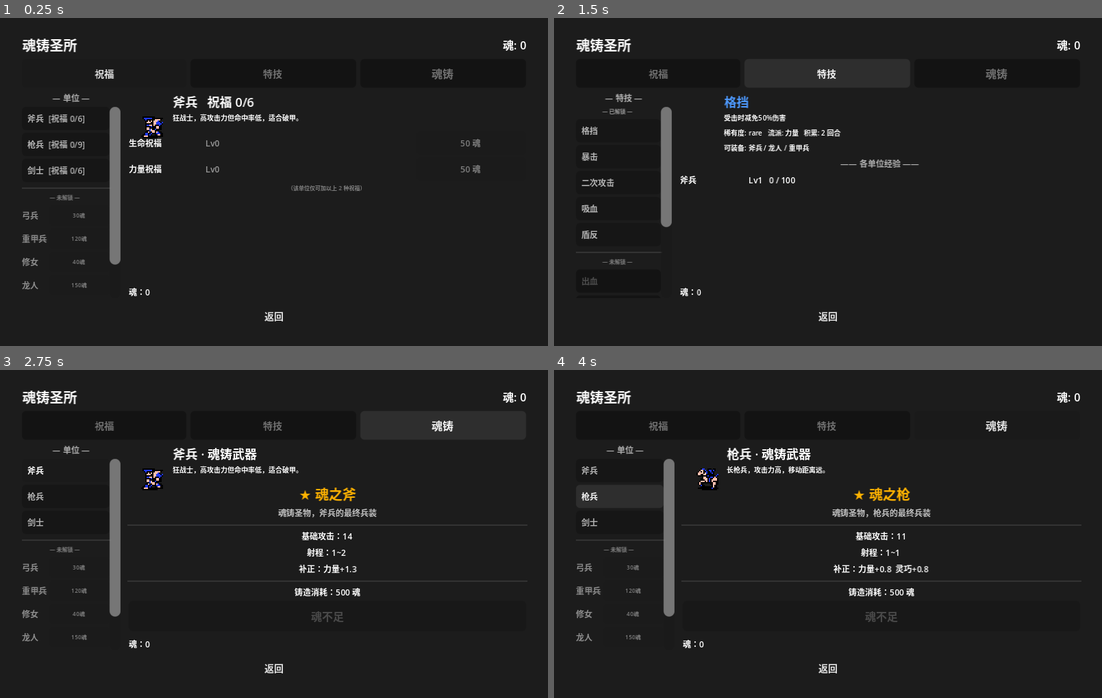
Above: before the commit, frames 1-4 (two rows, left to right).
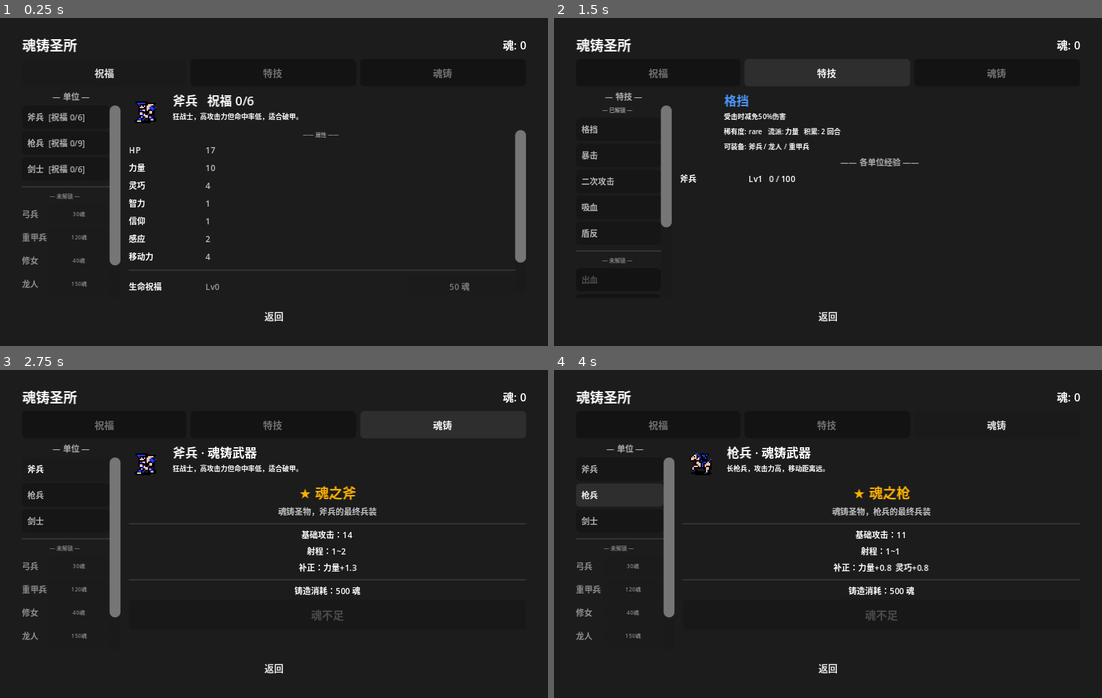
Above: after the commit, the same moments.

Repository: ZhuXilin/Dev_Project_260730
Game: Godot game, scene res://content/scenes/ui/SoulAltar.tscn
Two runs of this game, one before a commit and one after it. Both use one fixed random seed, a clock stepped at 60 frames per second and the inputs below. This scene is started directly instead of the project's main scene. Sound files missing from this copy of the repository are replaced by a short silence.
Inputs:
- Up to frame 1 (0.25 s): no input
- Up to frame 2 (1.5 s): click "祝福" at 0.5 s; click "特技" at 1.25 s
- Up to frame 3 (2.75 s): click "魂铸" at 2 s
- Up to frame 4 (4 s): click "斧兵" at 2.75 s; click "枪兵" at 3.5 s

The runs differ from the first frame. In frame 1, 3.9% of the frame differs, in the area x 4-96%, y 15-85%; in frame 2, 1.9%; in frame 3, 3.0%; in frame 4, 3.0%.

Commit message:
Tweak unit update system

Diff:
--- a/content/scenes/ui/Camp.tscn
+++ b/content/scenes/ui/Camp.tscn
@@ -60,7 +60,8 @@
 theme_override_styles/hover = ExtResource("2")
 theme_override_styles/disabled = ExtResource("2")
 theme_override_styles/focus = ExtResource("2")
-text = "出战"
+text = "战场探索
+"
 
 [node name="ArenaButton" type="Button" parent="ButtonPanel" unique_id=2041650922]
 layout_mode = 2
--- a/content/scenes/ui/SoulAltar.tscn
+++ b/content/scenes/ui/SoulAltar.tscn
@@ -62,7 +62,7 @@
 layout_mode = 2
 size_flags_horizontal = 3
 theme_override_font_sizes/font_size = 7
-text = "加点"
+text = "祝福"
 
 [node name="TalentTabBtn" type="Button" parent="Panel/VBox/TabBar" unique_id=922914872]
 layout_mode = 2
@@ -73,7 +73,7 @@
 [node name="SoulForgeTabBtn" type="Button" parent="Panel/VBox/TabBar" unique_id=922914873]
 layout_mode = 2
 size_flags_horizontal = 3
-theme_override_font_sizes/font_size = 8
+theme_override_font_sizes/font_size = 7
 text = "魂铸"
 
 [node name="MainHBox" type="HBoxContainer" parent="Panel/VBox" unique_id=1885705594]
@@ -143,10 +143,14 @@
 text = "描述"
 autowrap_mode = 3
 
-[node name="AttrContainer" type="VBoxContainer" parent="Panel/VBox/MainHBox/InfoPanel" unique_id=1477578068]
+[node name="AttrScroll" type="ScrollContainer" parent="Panel/VBox/MainHBox/InfoPanel" unique_id=1684243843]
+layout_mode = 2
+size_flags_vertical = 3
+horizontal_scroll_mode = 0
+
+[node name="AttrContainer" type="VBoxContainer" parent="Panel/VBox/MainHBox/InfoPanel/AttrScroll" unique_id=1477578068]
 layout_mode = 2
 size_flags_horizontal = 3
-size_flags_vertical = 3
 theme_override_constants/separation = 2
 
 [node name="BottomBar" type="HBoxContainer" parent="Panel/VBox/MainHBox/InfoPanel" unique_id=1446268992]
@@ -155,20 +159,16 @@
 theme_override_constants/separation = 6
 
 [node name="PointLabel" type="Label" parent="Panel/VBox/MainHBox/InfoPanel/BottomBar" unique_id=1543745625]
+visible = false
 layout_mode = 2
 size_flags_horizontal = 3
 theme_override_font_sizes/font_size = 6
-text = "已分配: 0 / 12"
 
 [node name="ResetBtn" type="Button" parent="Panel/VBox/MainHBox/InfoPanel/BottomBar" unique_id=421809626]
+visible = false
 layout_mode = 2
 theme_override_font_sizes/font_size = 6
-theme_override_styles/normal = ExtResource("2")
-theme_override_styles/pressed = ExtResource("2")
-theme_override_styles/hover = ExtResource("2")
-theme_override_styles/disabled = ExtResource("2")
-theme_override_styles/focus = ExtResource("2")
-text = "洗点(20魂)"
+text = "洗点"
 
 [node name="BackButton" type="Button" parent="Panel/VBox" unique_id=1091288172]
 layout_mode = 2
@@ -184,5 +184,4 @@
 [connection signal="pressed" from="Panel/VBox/TabBar/AttrTabBtn" to="." method="_on_attr_tab_pressed"]
 [connection signal="pressed" from="Panel/VBox/TabBar/TalentTabBtn" to="." method="_on_talent_tab_pressed"]
 [connection signal="pressed" from="Panel/VBox/TabBar/SoulForgeTabBtn" to="." method="_on_soul_forge_tab_pressed"]
-[connection signal="pressed" from="Panel/VBox/MainHBox/InfoPanel/BottomBar/ResetBtn" to="." method="_on_reset_pressed"]
 [connection signal="pressed" from="Panel/VBox/BackButton" to="." method="_on_back_pressed"]
--- a/function/script/Camp.gd
+++ b/function/script/Camp.gd
@@ -24,7 +24,7 @@
 	Globals.is_transitioning = false
 
 	# ---- 按钮文本（全部在代码里设置） ----
-	if deploy_btn: deploy_btn.text = "出战"
+	if deploy_btn: deploy_btn.text = "战场探索"
 	if unit_btn: unit_btn.text = "魂铸圣所"
 	if weapon_workshop_btn: weapon_workshop_btn.text = "武器作坊"
 	if alchemy_btn: alchemy_btn.text = "炼金坊"
--- a/function/script/EquipmentConfig/EquipmentConfig.gd
+++ b/function/script/EquipmentConfig/EquipmentConfig.gd
@@ -180,11 +180,11 @@
 
 	match current_mode:
 		Mode.DEPLOY:
-			mode_label.text = "装备配置 - 出战准备" if _context.get_title() == "" else _context.get_title()
+			mode_label.text = "装备配置 - 战前准备" if _context.get_title() == "" else _context.get_title()
 			close_btn.visible = true
 			close_btn.text = "返回"
 			confirm_btn.visible = true
-			confirm_btn.text = "出发"
+			confirm_btn.text = "开始探索"
 			confirm_btn.disabled = false
 			confirm_btn.modulate = Color.WHITE
 			gold_label.visible = _context.show_gold()
@@ -268,7 +268,7 @@
 		Mode.MAP_SHOP_REST:
 			mode_label.text = "铁匠商店"
 			close_btn.visible = true
-			close_btn.text = "出发"
+			close_btn.text = "继续探索"
 			confirm_btn.visible = false
 			gold_label.visible = true
 			tab_bar.visible = true
@@ -303,7 +303,7 @@
 		Mode.SHOP:
 			mode_label.text = "商店"
 			close_btn.visible = true
-			close_btn.text = "出发"
+			close_btn.text = "继续探索"
 			confirm_btn.visible = false
 			gold_label.visible = true
 			tab_bar.visible = false
@@ -318,7 +318,7 @@
 		Mode.FORGE:
 			mode_label.text = "铁匠铺"
 			close_btn.visible = true
-			close_btn.text = "出发"
+			close_btn.text = "继续探索"
 			confirm_btn.visible = false
 			gold_label.visible = true
 			tab_bar.visible = false
--- a/function/script/SoulAltar.gd
+++ b/function/script/SoulAltar.gd
@@ -20,7 +20,7 @@
 @onready var unit_sprite : AnimatedSprite2D = $Panel/VBox/MainHBox/InfoPanel/UnitHeader/SpriteContainer/UnitSprite
 @onready var unit_name_label : Label = $Panel/VBox/MainHBox/InfoPanel/UnitHeader/HeaderInfo/UnitNameLabel
 @onready var unit_desc_label : Label = $Panel/VBox/MainHBox/InfoPanel/UnitHeader/HeaderInfo/UnitDescLabel
-@onready var attr_container : VBoxContainer = $Panel/VBox/MainHBox/InfoPanel/AttrContainer
+@onready var attr_container : VBoxContainer = $Panel/VBox/MainHBox/InfoPanel/AttrScroll/AttrContainer
 @onready var point_label : Label = $Panel/VBox/MainHBox/InfoPanel/BottomBar/PointLabel
 @onready var reset_btn : Button = $Panel/VBox/MainHBox/InfoPanel/BottomBar/ResetBtn
 
@@ -31,6 +31,8 @@
 		attr_tab_btn.text = "祝福"
 	if reset_btn:
 		reset_btn.visible = false
+	if point_label:
+		point_label.visible = false    # ★ 平时隐藏，仅消息提示时显示
 	if soul_forge_tab_btn and not soul_forge_tab_btn.pressed.is_connected(_on_soul_forge_tab_pressed):
 		soul_forge_tab_btn.pressed.connect(_on_soul_forge_tab_pressed)
 	_refresh_soul()
@@ -189,10 +191,76 @@
 
 
 # ============================================================
+#  右列 · 属性总览（新增）
+# ============================================================
+func _build_stats_overview(unit_type: String) -> VBoxContainer:
+	var box = VBoxContainer.new()
+	box.add_theme_constant_override("separation", 2)
+
+	var title = Label.new()
+	title.text = "—— 属性 ——"
+	title.add_theme_font_size_override("font_size", UIConst.FONT_SIZE_TINY)
+	title.horizontal_alignment = HORIZONTAL_ALIGNMENT_CENTER
+	title.modulate = Color(0.6, 0.6, 0.6, 1)
+	box.add_child(title)
+
+	var dict : Dictionary = UnitDataManager.get_unit_data(unit_type)
+	var attrs : Array = [
+		{"key": "max_hp",       "display": "HP"},
+		{"key": "strength",     "display": "力量"},
+		{"key": "dexterity",    "display": "灵巧"},
+		{"key": "intelligence", "display": "智力"},
+		{"key": "faith",        "display": "信仰"},
+		{"key": "arcane",       "display": "感应"},
+		{"key": "move_range",   "display": "移动力"},
+	]
+	for a in attrs:
+		var base : int = int(dict.get(a["key"], 0))
+		var bonus : int = _get_blessing_bonus_for_attr(unit_type, a["key"])
+		box.add_child(_build_stat_line(a["display"], base, bonus))
+	return box
+
+
+func _get_blessing_bonus_for_attr(unit_type: String, attr_key: String) -> int:
+	var total : int = 0
+	for b in BlessingManager.get_all():
+		if b["attr"] == attr_key:
+			total += BlessingManager.get_bonus(unit_type, b["id"])
+	return total
+
+
+func _build_stat_line(display: String, base: int, bonus: int) -> HBoxContainer:
+	var row = HBoxContainer.new()
+	row.add_theme_constant_override("separation", 4)
+	row.custom_minimum_size = Vector2(0, 11)
+
+	var name_lb = Label.new()
+	name_lb.text = display
+	name_lb.add_theme_font_size_override("font_size", UIConst.FONT_SIZE_SMALL)
+	name_lb.custom_minimum_size = Vector2(52, 0)
+	row.add_child(name_lb)
+
+	var val_lb = Label.new()
+	val_lb.add_theme_font_size_override("font_size", UIConst.FONT_SIZE_SMALL)
+	val_lb.size_flags_horizontal = Control.SIZE_EXPAND_FILL
+	val_lb.clip_text = true
+	if bonus > 0:
+		val_lb.text = "%d  +%d → %d" % [base, bonus, base + bonus]
+		val_lb.add_theme_color_override("font_color", Color(0.5, 1.0, 0.5, 1))
+	else:
+		val_lb.text = "%d" % base
+		val_lb.modulate = Color(0.75, 0.75, 0.75, 1)
+	row.add_child(val_lb)
+
+	return row
+
+
+# ============================================================
 #  右列 · 祝福面板
 # ============================================================
 func _refresh_blessing_panel():
 	_clear_attr_container()
+	point_label.visible = false
 	unit_sprite.visible = true
 
 	if _current_unit_type == "":
@@ -200,7 +268,6 @@
 		unit_name_label.remove_theme_color_override("font_color")
 		unit_desc_label.text = ""
 		unit_sprite.visible = false
-		point_label.text = "魂：%d" % GameState.soul
 		return
 
 	var display = UnitDataManager.get_unit_type_display_name(_current_unit_type)
@@ -213,6 +280,14 @@
 	unit_desc_label.text = unit_dict.get("description", "")
 	_load_unit_sprite(_current_unit_type)
 
+	# ★ 属性总览
+	attr_container.add_child(_build_stats_overview(_current_unit_type))
+
+	var sep0 = HSeparator.new()
+	sep0.modulate = Color(0.4, 0.4, 0.4, 1)
+	attr_container.add_child(sep0)
+
+	# 祝福列表
 	var available : Array = BlessingManager.get_available_for_unit(_current_unit_type)
 	for b in available:
 		attr_container.add_child(_build_blessing_row(b))
@@ -226,8 +301,6 @@
 		hint.modulate = Color(0.5, 0.5, 0.5, 1)
 		attr_container.add_child(hint)
 
-	point_label.text = "魂：%d" % GameState.soul
-
 
 func _build_blessing_row(b : Dictionary) -> HBoxContainer:
 	var blessing_id : String = b["id"]
@@ -250,6 +323,7 @@
 	value_label.clip_text = true
 	if lv > 0:
 		value_label.text = "Lv%d  +%d" % [lv, bonus]
+		value_label.add_theme_color_override("font_color", Color(0.5, 1.0, 0.5, 1))
 	else:
 		value_label.text = "Lv0"
 		value_label.modulate = Color(0.6, 0.6, 0.6, 1)
@@ -288,6 +362,7 @@
 # ============================================================
 func _refresh_soul_forge_panel():
 	_clear_attr_container()
+	point_label.visible = false
 	unit_sprite.visible = true
 
 	if _current_unit_type == "":
@@ -295,7 +370,6 @@
 		unit_name_label.remove_theme_color_override("font_color")
 		unit_desc_label.text = ""
 		unit_sprite.visible = false
-		point_label.text = "魂：%d" % GameState.soul
 		return
 
 	var display = UnitDataManager.get_unit_type_display_name(_current_unit_type)
@@ -314,7 +388,6 @@
 		hint.horizontal_alignment = HORIZONTAL_ALIGNMENT_CENTER
 		hint.modulate = Color(0.6, 0.6, 0.6, 1)
 		attr_container.add_child(hint)
-		point_label.text = "魂：%d" % GameState.soul
 		return
 
 	var wdata : ItemData = ItemManager.get_item_data(soul_weapon_id)
@@ -324,10 +397,8 @@
 		hint.add_theme_font_size_override("font_size", UIConst.FONT_SIZE_SMALL)
 		hint.modulate = Color(1.0, 0.4, 0.4, 1)
 		attr_container.add_child(hint)
-		point_label.text = "魂：%d" % GameState.soul
-		return
-
-	# ---- 武器信息卡 ----
+		return
+
 	var name_lb = Label.new()
 	name_lb.text = "★ " + wdata.name
 	name_lb.add_theme_font_size_override("font_size", UIConst.FONT_SIZE_LARGE)
@@ -347,7 +418,6 @@
 	sep1.modulate = Color(0.4, 0.4, 0.4, 1)
 	attr_container.add_child(sep1)
 
-	# ---- 属性 ----
 	var stat_lines : Array = []
 	if wdata.type == "weapon":
 		if wdata.base_attack > 0:
@@ -374,7 +444,6 @@
 	sep2.modulate = Color(0.4, 0.4, 0.4, 1)
 	attr_container.add_child(sep2)
 
-	# ---- 解锁状态 ----
 	var unlocked : bool = Globals.is_item_unlocked(soul_weapon_id)
 
 	if unlocked:
@@ -403,8 +472,6 @@
 		else:
 			btn.pressed.connect(_on_forge_soul_weapon.bind(soul_weapon_id, wdata.name))
 		attr_container.add_child(btn)
-
-	point_label.text = "魂：%d" % GameState.soul
 
 
 func _on_forge_soul_weapon(item_id: String, weapon_name: String):
@@ -521,13 +588,13 @@
 # ============================================================
 func _refresh_talent_detail():
 	_clear_attr_container()
+	point_label.visible = false
 	unit_sprite.visible = false
 
 	if _current_talent_id == "":
 		unit_name_label.text = "（未选择特技）"
 		unit_name_label.remove_theme_color_override("font_color")
 		unit_desc_label.text = ""
-		point_label.text = "魂：%d" % GameState.soul
 		return
 
 	var data : TalentData = TalentManager.get_talent_data(_current_talent_id)
@@ -568,7 +635,6 @@
 			unlock_btn.text = "剧情获取 / 不可解锁"
 			unlock_btn.disabled = true
 		attr_container.add_child(unlock_btn)
-		point_label.text = "魂：%d" % GameState.soul
 		return
 
 	var title = Label.new()
@@ -597,8 +663,6 @@
 	else:
 		for ut in units_to_show:
 			attr_container.add_child(_build_talent_exp_row(ut))
-
-	point_label.text = "魂：%d" % GameState.soul
 
 
 func _build_talent_exp_row(unit_type: String) -> HBoxContainer:
@@ -661,7 +725,7 @@
 				if anims.size() > 0:
 					unit_sprite.play(anims[0])
 			unit_sprite.visible = true
-			unit_sprite.position = Vector2(18, 18)
+			unit_sprite.position = Vector2(13, 8)
 			return
 	unit_sprite.visible = false
 
@@ -690,8 +754,11 @@
 
 
 func _show_msg(msg: String):
-	var original = point_label.text
+	if not point_label:
+		return
+	point_label.visible = true
 	point_label.text = msg
 	await get_tree().create_timer(1.5, true, false, true).timeout
 	if is_instance_valid(point_label):
-		point_label.text = original
+		point_label.visible = false
+		point_label.text = ""
